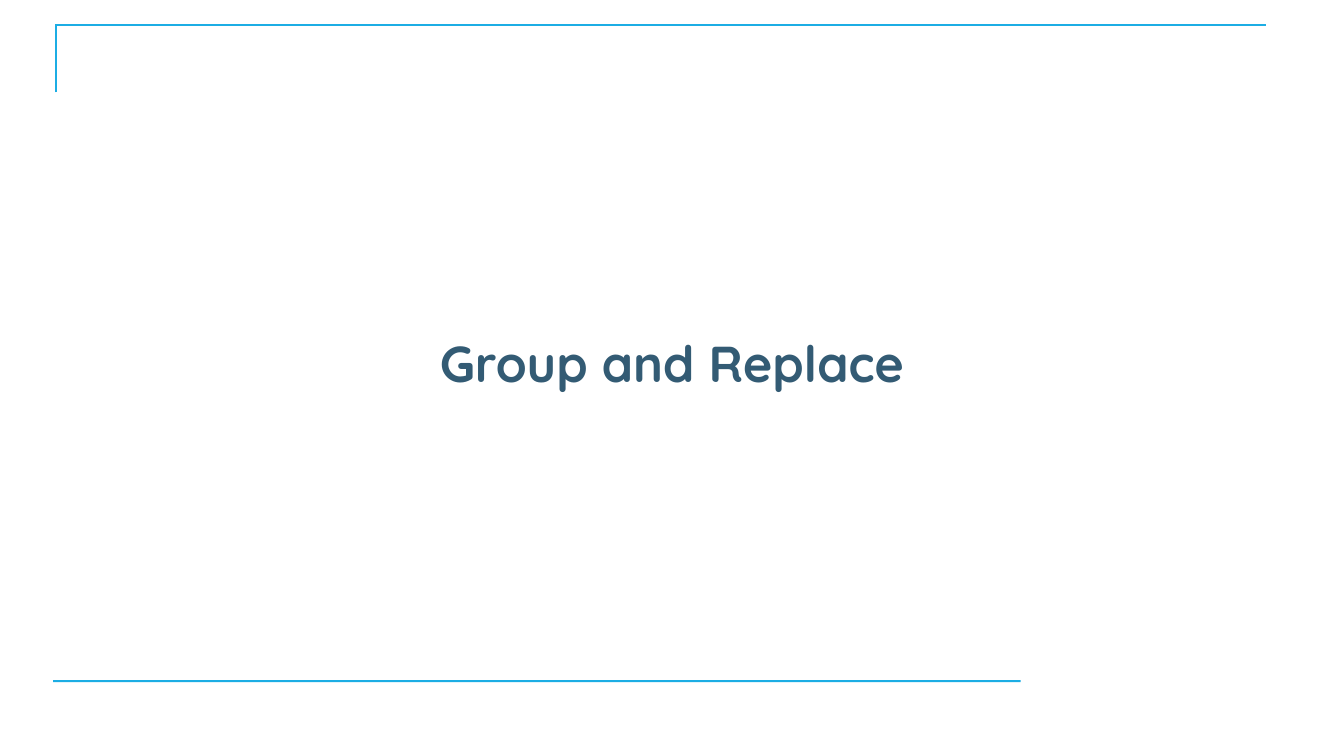
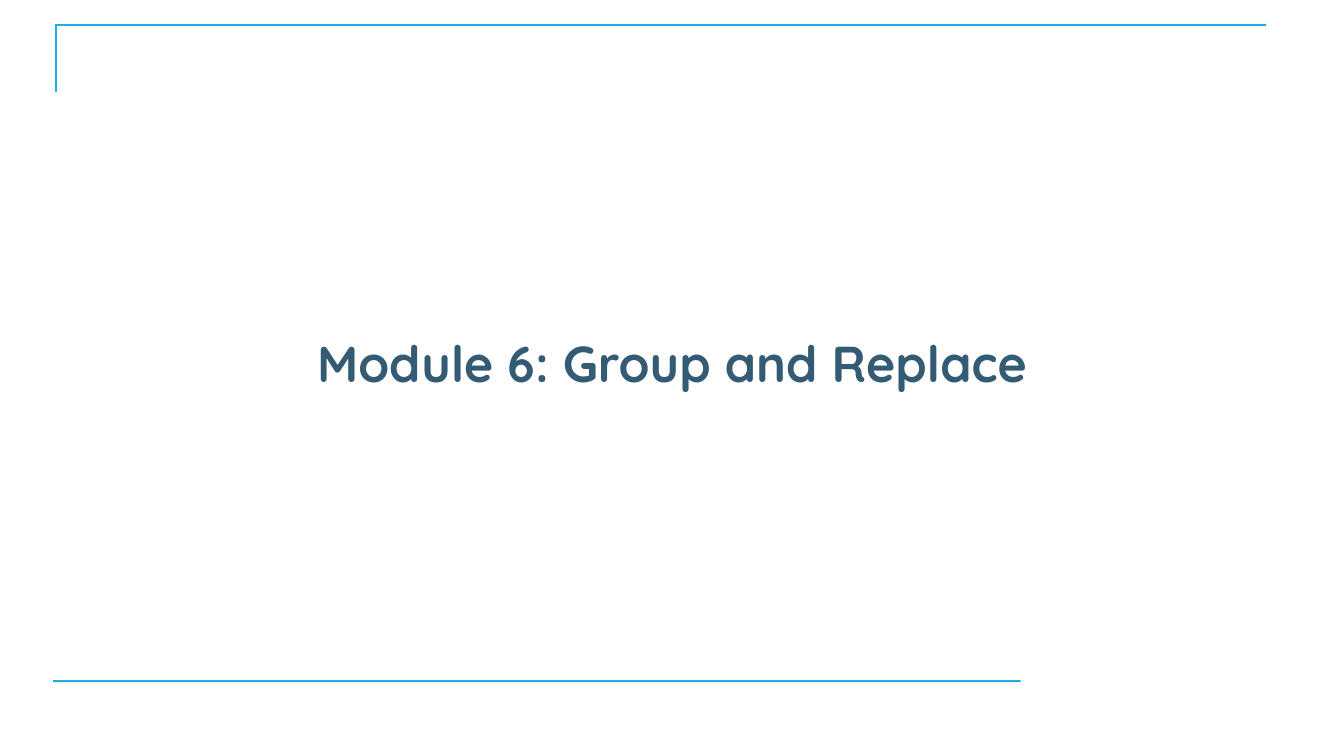
Before and after one commit to CostelloTechnicalConsulting/XTBP10---Tableau-Prep-Introduction, a slide deck: slide 58 of ppt/TableauPrepBuilderIntroV1_1.pptx (slide 49 before the commit). Drawn at 1344x756 pixels with LibreOffice and Linux fonts; fonts in the diff are those of the drawing; background and template pictures are left out. Boxes give left, top, right and bottom in pixels: in the first picture for what was removed or moved away, otherwise in the second. Text is boxed around its words. In the diff, an @@ line names an element or a change of style, - is before the commit and + after.

```diff
--- a/ppt/TableauPrepBuilderIntroV1_1.pptx
+++ b/ppt/TableauPrepBuilderIntroV1_1.pptx
@@ title at (317, 344, 1027, 392): text changed @@
-Group and Replace
+Module 6: Group and Replace
```
Also in this commit, not shown: 7 other slides changed, 38 slides added, 34 slides removed.
